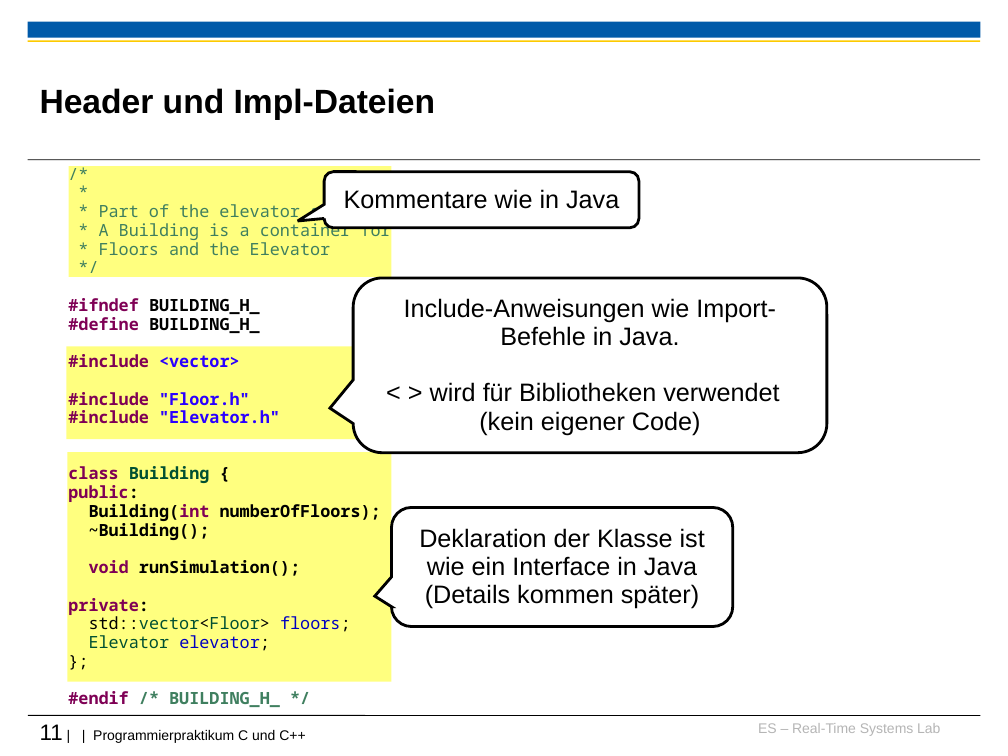
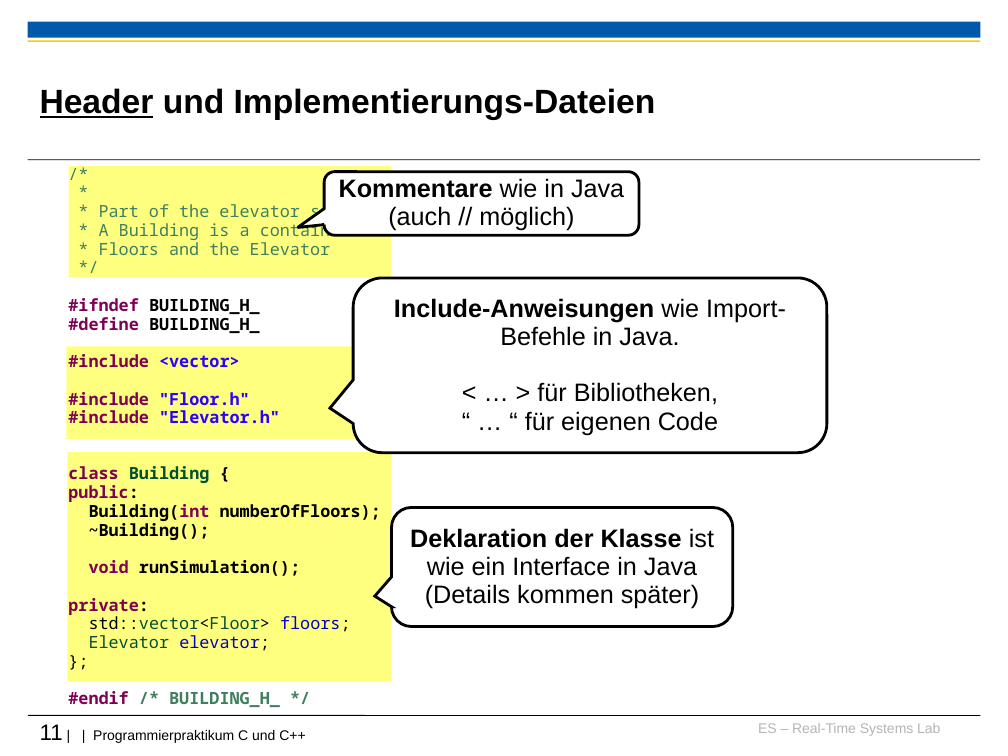
Before and after one commit to h82k/tud-cppp, a slide deck: slide 11 of Vorlesung/1 Einführung_F19.ppt. Drawn at 1008x756 pixels with LibreOffice and Linux fonts; fonts in the diff are those of the drawing; background and template pictures are left out. Boxes give left, top, right and bottom in pixels: in the first picture for what was removed or moved away, otherwise in the second. Text is boxed around its words. In the diff, an @@ line names an element or a change of style, - is before the commit and + after.

```diff
--- a/Vorlesung/1 Einführung_F19.ppt
+++ b/Vorlesung/1 Einführung_F19.ppt
@@ title at bbox=[40, 88, 656, 120]: text changed @@
-Header und Impl-Dateien
+Header und Implementierungs-Dateien
@@ rounded speech box "Kommentare wie in Java": place and size @@
-rounded speech box "Kommentare wie in Java" at bbox=[325, 171, 639, 228]
+rounded speech box "Kommentare wie in Java" at bbox=[325, 171, 639, 235]
@@ text in rounded speech box at bbox=[339, 178, 624, 198]: bold on in "Kommentare" @@
@@ text in rounded speech box at bbox=[388, 206, 574, 231]: paragraph added @@
+(auch // möglich)
@@ text in rounded speech box at bbox=[394, 298, 786, 346]: bold on in "Include-Anweisungen" @@
@@ text in rounded speech box at bbox=[525, 382, 718, 435]: text changed @@
-< > wird für Bibliotheken verwendet
-(kein eigener Code)
+< … > für Bibliotheken,
+“ … “ für eigenen Code
@@ rounded speech box "Deklaration der Klasse ist wie ..." at bbox=[391, 507, 733, 626]: bold on in "Deklaration der Klasse" @@
```
Also in this commit, not shown: 8 other slides changed.
